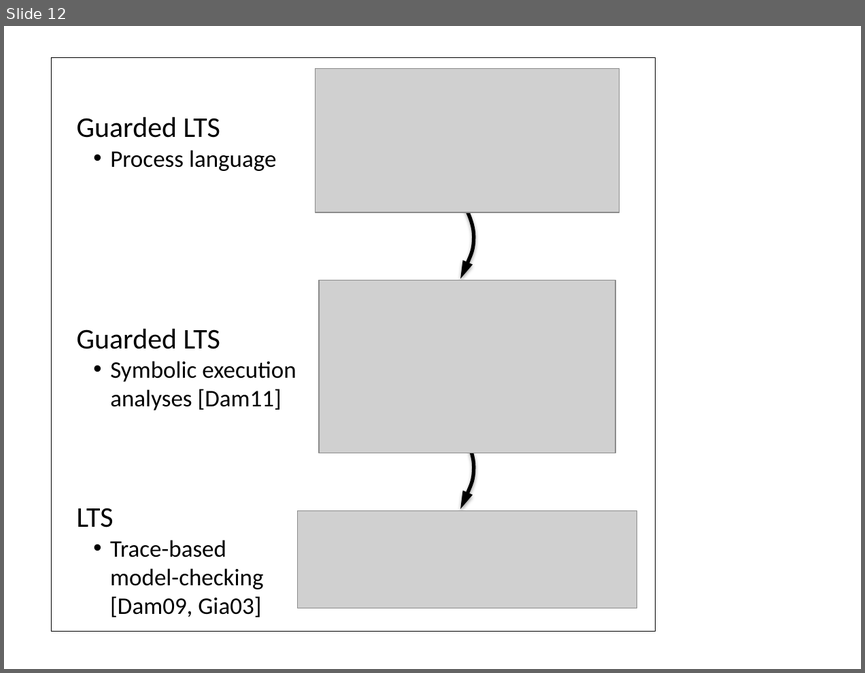
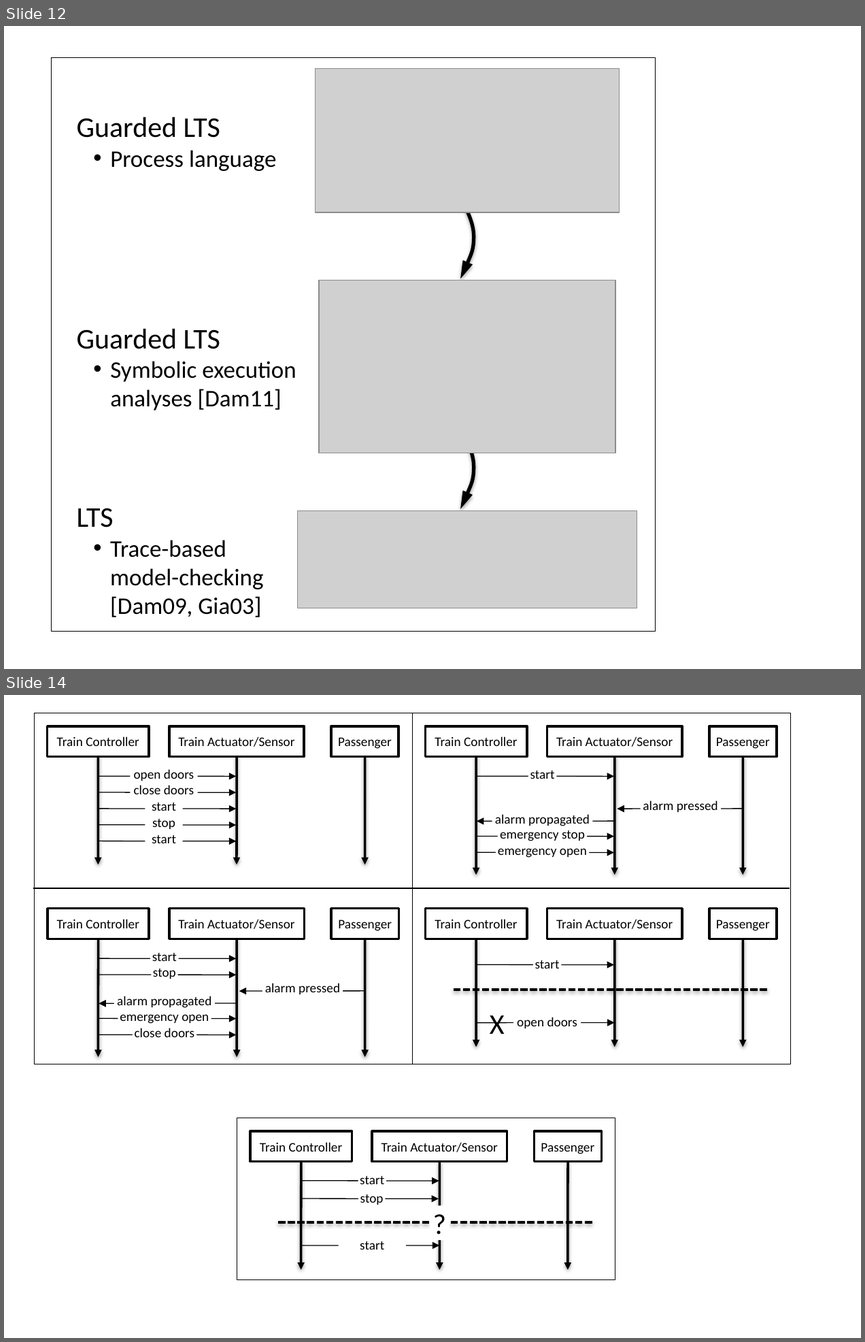
Before and after one commit to blambeau/phd, a slide deck: writing/images/train.pptx. Shown one above the other, each under a label of ours: slide 12 before the commit, slides 12 and 14 after it; the slides between them are not shown. The pictures are 865x673 and 865x1342 pixels, drawn with LibreOffice and Linux fonts; fonts in the diff are those of the drawing; grey boxes stand for pictures. Boxes give left, top, right and bottom in pixels: in the first picture for what was removed or moved away, otherwise in the second. Text is boxed around its words. In the diff, an @@ line names an element or a change of style, - is before the commit and + after.

```diff
--- a/writing/images/train.pptx
+++ b/writing/images/train.pptx
@@ slide 14 added at [4,695,861,1338], background #FFFFFF @@
@@ rectangle added at [34,713,789,1064], fill #FFFFFF, outline #000000 0.25 pt @@
@@ line added from (412, 713) to (412, 1064), #000000 0.75 pt @@
@@ group added at [426,726,777,875]: 8 arrows, 4 rectangles, 4 texts @@
+Train Controller
+Train Actuator/Sensor
+Passenger
+start
+alarm pressed
+emergency stop
+emergency open
+alarm propagated
@@ group added at [48,726,399,864]: 8 arrows, 5 texts, 3 rectangles @@
+Train Controller
+Train Actuator/Sensor
+Passenger
+open doors
+close doors
+start
+stop
+start
@@ line added from (789, 888) to (33, 888), #000000 0.75 pt @@
@@ group added at [426,909,777,1047]: 5 arrows, 3 rectangles, 3 texts, 1 line @@
+Train Controller
+Train Actuator/Sensor
+Passenger
+open doors
+X
+start
@@ group added at [48,909,399,1057]: 9 arrows, 6 texts, 3 rectangles @@
+Train Controller
+Train Actuator/Sensor
+Passenger
+start
+stop
+alarm pressed
+emergency open
+close doors
+alarm propagated
@@ group added at [237,1117,615,1279]: 6 arrows, 5 rectangles, 3 texts, 1 line @@
+Train Controller
+Train Actuator/Sensor
+Passenger
+start
+start
+stop
+?
```
Also in this commit, not shown: 1 slide changed, 3 other slides added, 5 other files.
